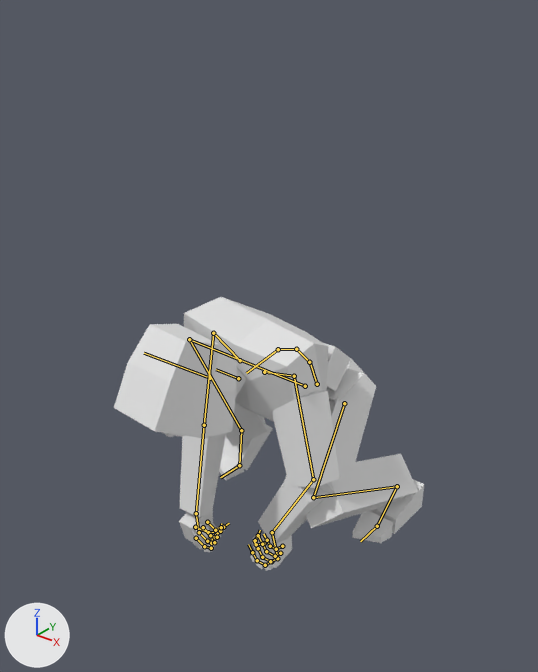
One commit to the FBX model Models/MainCharacterBlockout.fbx: the scene before it, then after it.
One viewpoint serves both versions: a camera (50 mm lens) standing at (1.155, -1.607, 1.533) and looking at (0.031, -0.201, 0.662). Every picture has the same lights, and +X, +Y and +Z are marked at lower left. The first picture is the older version. Both versions are drawn at frame 19 of the action 'Armature|Attack3_OneHanded'; the numbers are the values there. The bones that change, and the others that lie on the model, are drawn over the model as lines.

In view in the first picture: 'CharacterBase'.
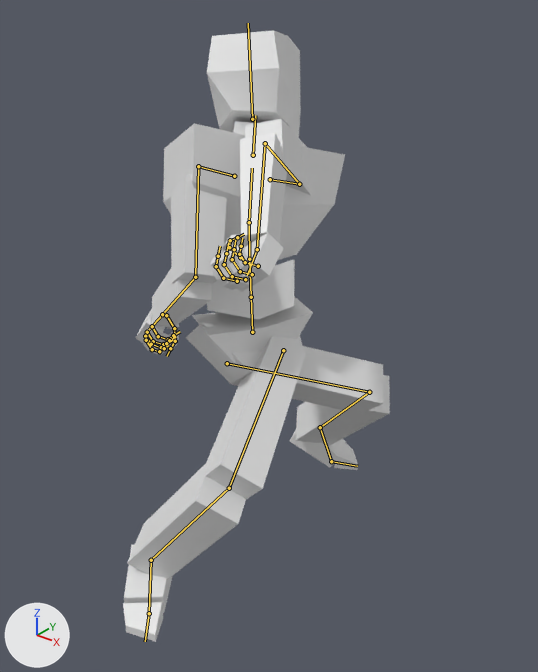
Boxes (x1, y1, x2, y2) around the edits, measured in the pictures (538 x 672 px):
'CharacterBase', posed (14% narrower, 123% taller)
    before: (114, 297, 424, 571)
    after: (123, 30, 390, 642)
bone 'mixamorig:Hips', root to tip
    before: (317, 384) to (309, 361)
    after: (252, 332) to (251, 296)
bone 'mixamorig:Spine', root to tip
    before: (309, 362) to (296, 349)
    after: (251, 297) to (249, 259)
bone 'mixamorig:Spine1', root to tip
    before: (296, 349) to (278, 349)
    after: (249, 259) to (249, 222)
bone 'mixamorig:Spine2', root to tip
    before: (278, 349) to (246, 373)
    after: (249, 222) to (252, 168)
bone 'mixamorig:Neck', root to tip
    before: (238, 378) to (216, 369)
    after: (253, 155) to (255, 115)
bone 'mixamorig:Head', root to tip
    before: (210, 378) to (144, 353)
    after: (252, 119) to (248, 23)
bone 'mixamorig:RightShoulder', root to tip
    before: (240, 360) to (213, 333)
    after: (270, 179) to (299, 184)
bone 'mixamorig:RightArm', root to tip
    before: (213, 333) to (204, 425)
    after: (299, 184) to (265, 143)
bone 'mixamorig:RightForeArm', root to tip
    before: (204, 425) to (196, 513)
    after: (265, 143) to (257, 249)
bone 'mixamorig:RightHand', root to tip
    before: (196, 513) to (198, 530)
    after: (257, 249) to (247, 275)
bone 'mixamorig:LeftShoulder', root to tip
    before: (264, 372) to (294, 376)
    after: (234, 176) to (198, 166)
bone 'mixamorig:LeftArm', root to tip
    before: (294, 376) to (313, 479)
    after: (198, 166) to (195, 277)
bone 'mixamorig:LeftForeArm', root to tip
    before: (313, 479) to (272, 532)
    after: (195, 277) to (162, 314)
bone 'mixamorig:LeftHand', root to tip
    before: (272, 532) to (277, 555)
    after: (162, 314) to (149, 329)
bone 'mixamorig:LeftHandThumb1', root to tip
    before: (264, 543) to (256, 544)
    after: (166, 315) to (174, 328)
bone 'mixamorig:LeftHandIndex2', root to tip
    before: (265, 565) to (257, 560)
    after: (158, 336) to (168, 339)
bone 'mixamorig:LeftHandMiddle2', root to tip
    before: (270, 561) to (262, 557)
    after: (153, 341) to (163, 344)
bone 'mixamorig:LeftHandRing2', root to tip
    before: (275, 556) to (266, 551)
    after: (151, 344) to (161, 347)
bone 'mixamorig:LeftHandPinky3', root to tip
    before: (270, 546) to (267, 540)
    after: (159, 351) to (164, 348)
bone 'mixamorig:RightUpLeg', root to tip
    before: (305, 386) to (189, 339)
    after: (283, 350) to (229, 488)
bone 'mixamorig:RightLeg', root to tip
    before: (189, 339) to (241, 430)
    after: (229, 488) to (151, 560)
bone 'mixamorig:RightFoot', root to tip
    before: (241, 430) to (239, 465)
    after: (151, 560) to (149, 613)
bone 'mixamorig:RightToeBase', root to tip
    before: (239, 465) to (220, 477)
    after: (149, 613) to (145, 641)
bone 'mixamorig:LeftUpLeg', root to tip
    before: (344, 403) to (313, 497)
    after: (227, 363) to (369, 392)
bone 'mixamorig:LeftLeg', root to tip
    before: (313, 497) to (397, 486)
    after: (369, 392) to (320, 427)
bone 'mixamorig:LeftFoot', root to tip
    before: (397, 486) to (377, 526)
    after: (320, 427) to (331, 461)
bone 'mixamorig:LeftToeBase', root to tip
    before: (377, 526) to (360, 541)
    after: (331, 461) to (357, 466)

What the commit changed:
Bone 'mixamorig:Hips' (bone_mixamorig_hips) moves from (-1.4, -67.8, -10.6) to (0.1, -35.7, 21.9).
Bone 'mixamorig:Hips' (bone_mixamorig_hips) turns from (22, -4, 0) to (-2, -118, 2) degrees about its own x, y and z.
Bone 'mixamorig:Spine' (bone_mixamorig_spine) turns from (31, 3, -1) to (26, -27, -7) degrees about its own x, y and z.
Bone 'mixamorig:Spine1' (bone_mixamorig_spine1) turns from (25, -9, -3) to (1, 19, 1) degrees about its own x, y and z.
Bone 'mixamorig:Spine2' (bone_mixamorig_spine2) turns from (28, 7, -1) to (2, 1, 5) degrees about its own x, y and z.
Bone 'mixamorig:Neck' (bone_mixamorig_neck) turns from (-45, -11, 20) to (0, 0, 0) degrees about its own x, y and z.
Bone 'mixamorig:Head' (bone_mixamorig_head) turns from (2, 24, 4) to (-2, -31, -6) degrees about its own x, y and z.
Bone 'mixamorig:RightShoulder' (bone_mixamorig_rightshoulder) turns from (0, 0, 21) to (-5, -1, -40) degrees about its own x, y and z.
Bone 'mixamorig:RightArm' (bone_mixamorig_rightarm) turns from (-30, -5, -114) to (108, -104, 55) degrees about its own x, y and z.
Bone 'mixamorig:RightForeArm' (bone_mixamorig_rightforearm) turns from (0, 0, -1) to (0, 0, -74) degrees about its own x, y and z.
Bone 'mixamorig:RightHand' (bone_mixamorig_righthand) turns from (77, 64, 86) to (9, -61, 12) degrees about its own x, y and z.
Bone 'mixamorig:LeftShoulder' (bone_mixamorig_leftshoulder) turns from (0, 0, -5) to (-6, 0, -11) degrees about its own x, y and z.
Bone 'mixamorig:LeftArm' (bone_mixamorig_leftarm) turns from (-25, -1, 65) to (93, 9, 4) degrees about its own x, y and z.
Bone 'mixamorig:LeftForeArm' (bone_mixamorig_leftforearm) turns from (0, 0, 54) to (0, 0, 84) degrees about its own x, y and z.
Bone 'mixamorig:LeftHand' (bone_mixamorig_lefthand) turns from (-43, -111, 5) to (-13, 25, -20) degrees about its own x, y and z.
Bone 'mixamorig:LeftHandThumb1' (bone_mixamorig_lefthandthumb1) turns from (31, -1, -37) to (43, 23, -28) degrees about its own x, y and z.
Bone 'mixamorig:LeftHandIndex2' (bone_mixamorig_lefthandindex2) turns from (53, 0, 0) to (57, 0, 0) degrees about its own x, y and z.
Bone 'mixamorig:LeftHandMiddle2' (bone_mixamorig_lefthandmiddle2) turns from (53, 0, 0) to (57, 0, 0) degrees about its own x, y and z.
Bone 'mixamorig:LeftHandRing2' (bone_mixamorig_lefthandring2) turns from (53, 0, 0) to (57, 0, 0) degrees about its own x, y and z.
Bone 'mixamorig:LeftHandPinky3' (bone_mixamorig_lefthandpinky3) turns from (53, 0, 0) to (57, 0, 0) degrees about its own x, y and z.
Bone 'mixamorig:RightUpLeg' (bone_mixamorig_rightupleg) turns from (140, 38, 1) to (49, -157, 38) degrees about its own x, y and z.
Bone 'mixamorig:RightLeg' (bone_mixamorig_rightleg) turns from (-140, 0, 0) to (-76, 0, 0) degrees about its own x, y and z.
Bone 'mixamorig:RightFoot' (bone_mixamorig_rightfoot) turns from (-30, -25, 31) to (19, 15, 31) degrees about its own x, y and z.
Bone 'mixamorig:RightToeBase' (bone_mixamorig_righttoebase) turns from (45, 0, 0) to (0, 0, 0) degrees about its own x, y and z.
Bone 'mixamorig:LeftUpLeg' (bone_mixamorig_leftupleg) turns from (86, -31, 37) to (11, 138, -61) degrees about its own x, y and z.
Bone 'mixamorig:LeftLeg' (bone_mixamorig_leftleg) turns from (-135, 0, 0) to (-76, 0, 0) degrees about its own x, y and z.
Bone 'mixamorig:LeftFoot' (bone_mixamorig_leftfoot) turns from (52, 21, -41) to (-8, -12, -43) degrees about its own x, y and z.
Bone 'mixamorig:LeftToeBase' (bone_mixamorig_lefttoebase) turns from (0, 0, 0) to (32, 0, 0) degrees about its own x, y and z.
